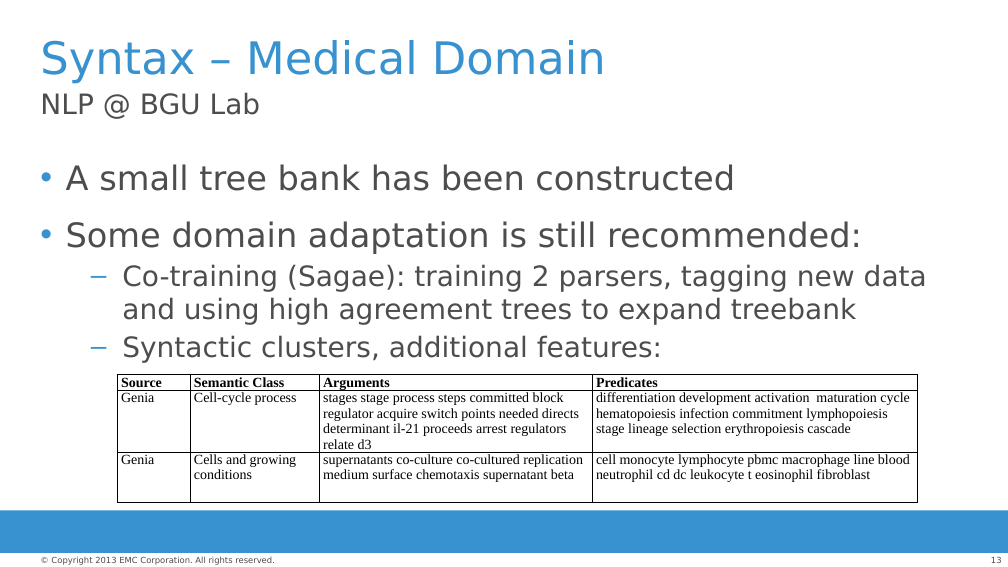
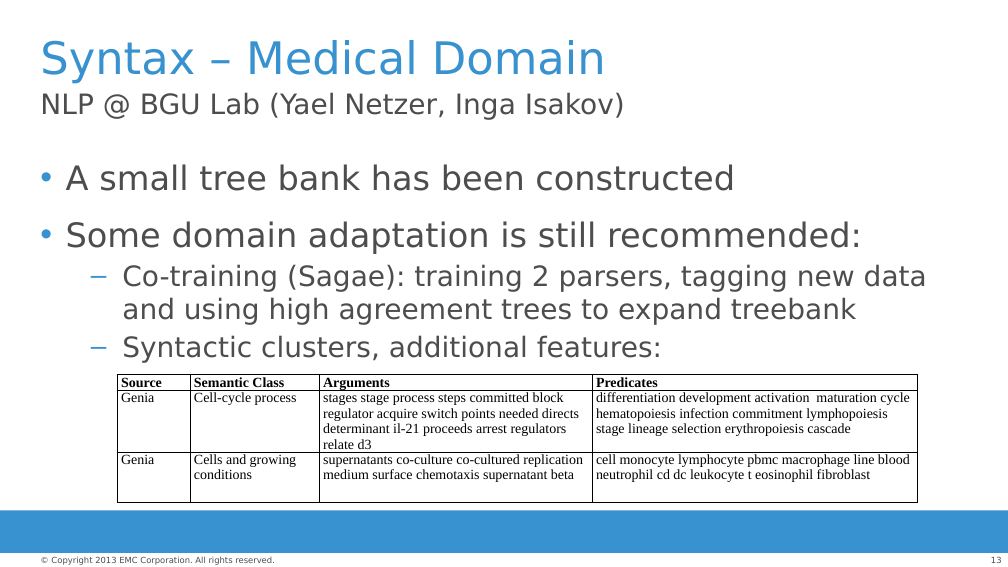
Before and after one commit to raficohen/medicalhebrew, a slide deck: slide 13 of nlp pipeline.pptx. Drawn at 1008x567 pixels with LibreOffice and Linux fonts; fonts in the diff are those of the drawing; background and template pictures are left out. Boxes give left, top, right and bottom in pixels: in the first picture for what was removed or moved away, otherwise in the second. Text is boxed around its words. In the diff, an @@ line names an element or a change of style, - is before the commit and + after.

```diff
--- a/nlp pipeline.pptx
+++ b/nlp pipeline.pptx
@@ text at bbox=[40, 92, 625, 120]: text changed @@
-NLP @ BGU Lab
+NLP @ BGU Lab (Yael Netzer, Inga Isakov)
```
Also in this commit, not shown: 3 other slides changed, 4 other files.
